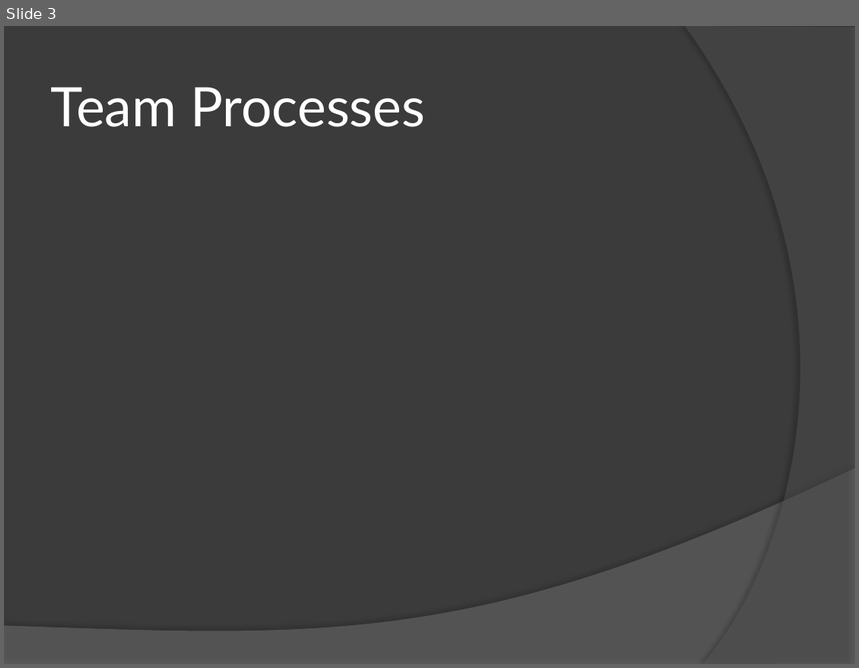
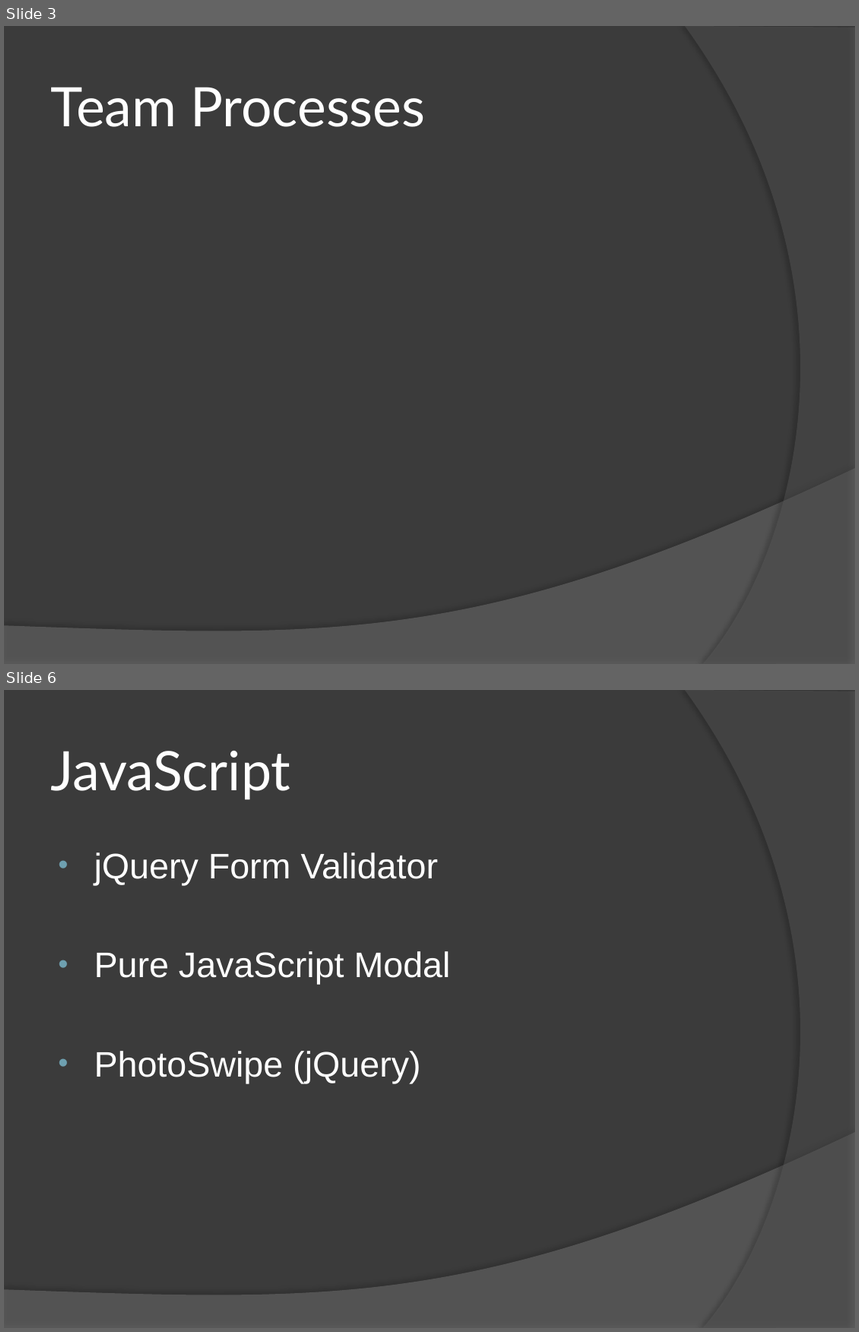
Before and after one commit to jaybeebauer/codefair, a slide deck: working_documents/Presentation/Presentation.pptx. Shown one above the other, each under a label of ours: slide 3 before the commit, slides 3 and 6 after it; the slides between them are not shown. The pictures are 859x668 and 859x1332 pixels, drawn with LibreOffice and Linux fonts; fonts in the diff are those of the drawing. Boxes give left, top, right and bottom in pixels: in the first picture for what was removed or moved away, otherwise in the second. Text is boxed around its words. In the diff, an @@ line names an element or a change of style, - is before the commit and + after.

```diff
--- a/working_documents/Presentation/Presentation.pptx
+++ b/working_documents/Presentation/Presentation.pptx
@@ slide 6 added at box(4, 690, 855, 1328), background #3B3B3B; not listed: 2 template elements that a slide beside it also shows @@
@@ title added at box(51, 751, 291, 800), 46 pt, text #FFFFFF @@
+JavaScript
@@ text added at box(94, 853, 451, 1084), 30 pt, text #FFFFFF @@
+• jQuery Form Validator
+• Pure JavaScript Modal
+• PhotoSwipe (jQuery)
```
Also in this commit, not shown: 2 slides changed, 2 other slides added.
